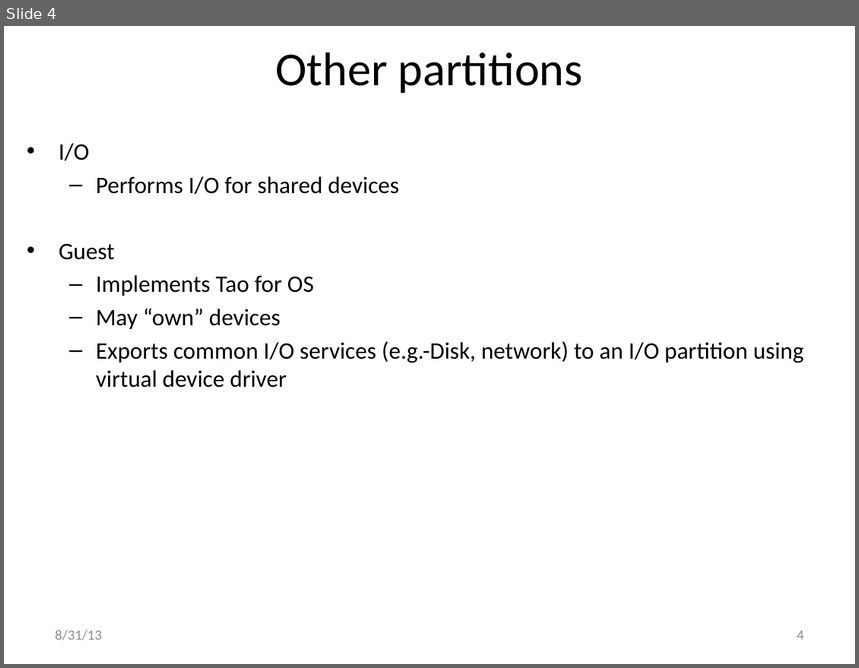
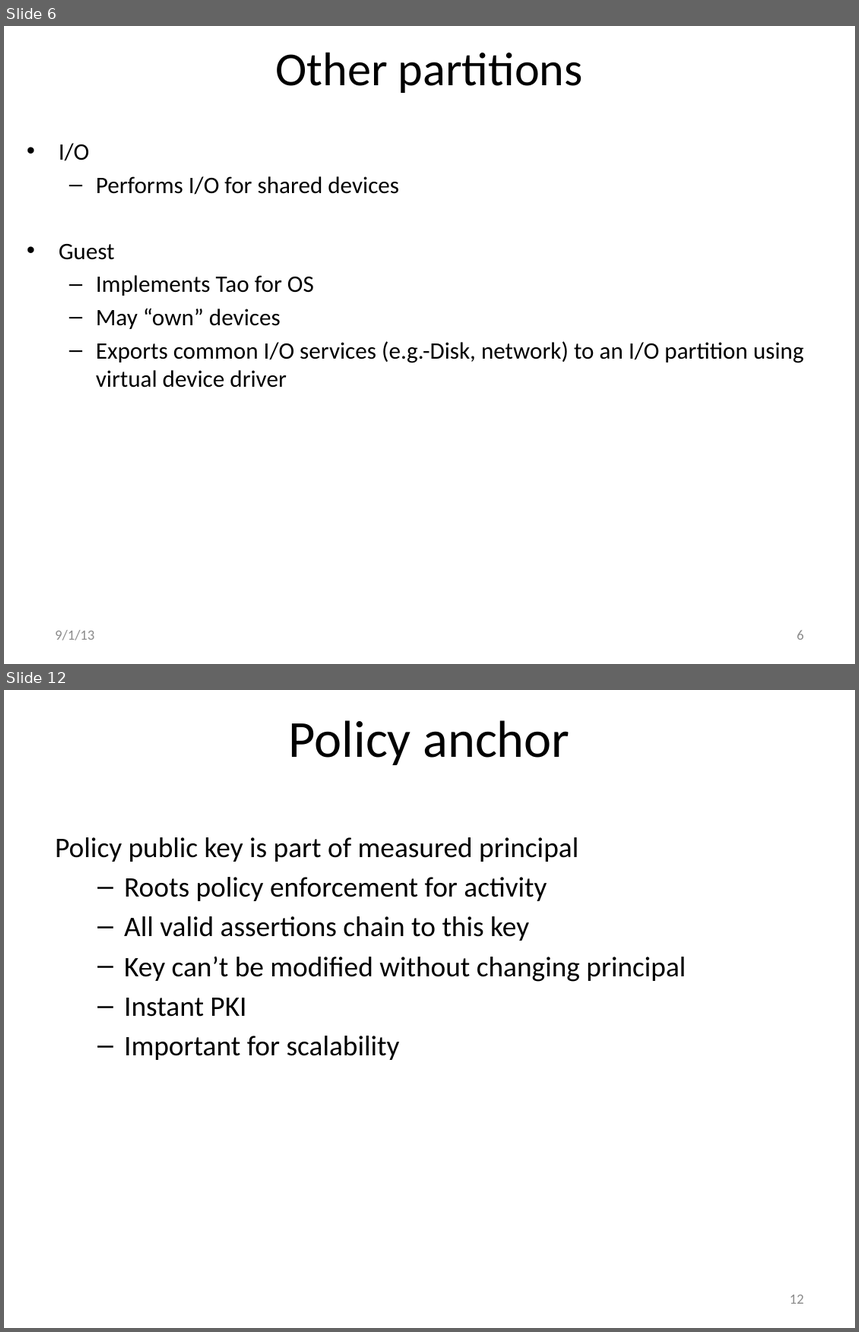
Before and after one commit to jlmucb/cloudproxy, a slide deck: Doc/Hypervisor.pptx. Shown one above the other, each under a label of ours: slide 4 before the commit, slides 6 and 12 after it; the slides between them are not shown. The pictures are 859x668 and 859x1332 pixels, drawn with LibreOffice and Linux fonts; fonts in the diff are those of the drawing. Boxes give left, top, right and bottom in pixels: in the first picture for what was removed or moved away, otherwise in the second. Text is boxed around its words. In the diff, an @@ line names an element or a change of style, - is before the commit and + after.

```diff
--- a/Doc/Hypervisor.pptx
+++ b/Doc/Hypervisor.pptx
@@ slide 12 added at (4, 690, 855, 1328), background #FFFFFF @@
@@ title added at (289, 720, 569, 765), 44 pt, text #000000 @@
+Policy anchor
@@ text added at (55, 837, 686, 1060), 24 pt, text #000000 @@
+Policy public key is part of measured principal
+  – Roots policy enforcement for activity
+  – All valid assertions chain to this key
+  – Key can’t be modified without changing principal
+  – Instant PKI
+  – Important for scalability
@@ page number added at (790, 1295, 804, 1304), 12 pt, text #8C8C8C @@
+12
@@ what was slide 4 is now slide 6 @@
@@ slide 6 changed as well @@
@@ text at (55, 630, 94, 641): text changed @@
-8/31/13
+9/1/13
@@ page number at (797, 630, 804, 640): text changed @@
-4
+6
```
Also in this commit, not shown: 3 other slides changed, 9 other slides added, 4 other files.
